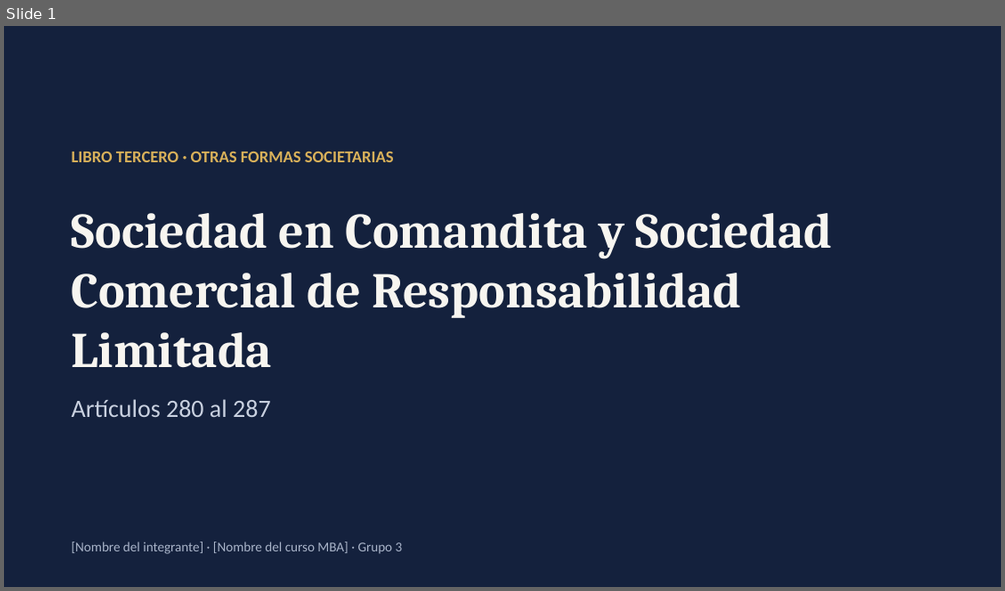
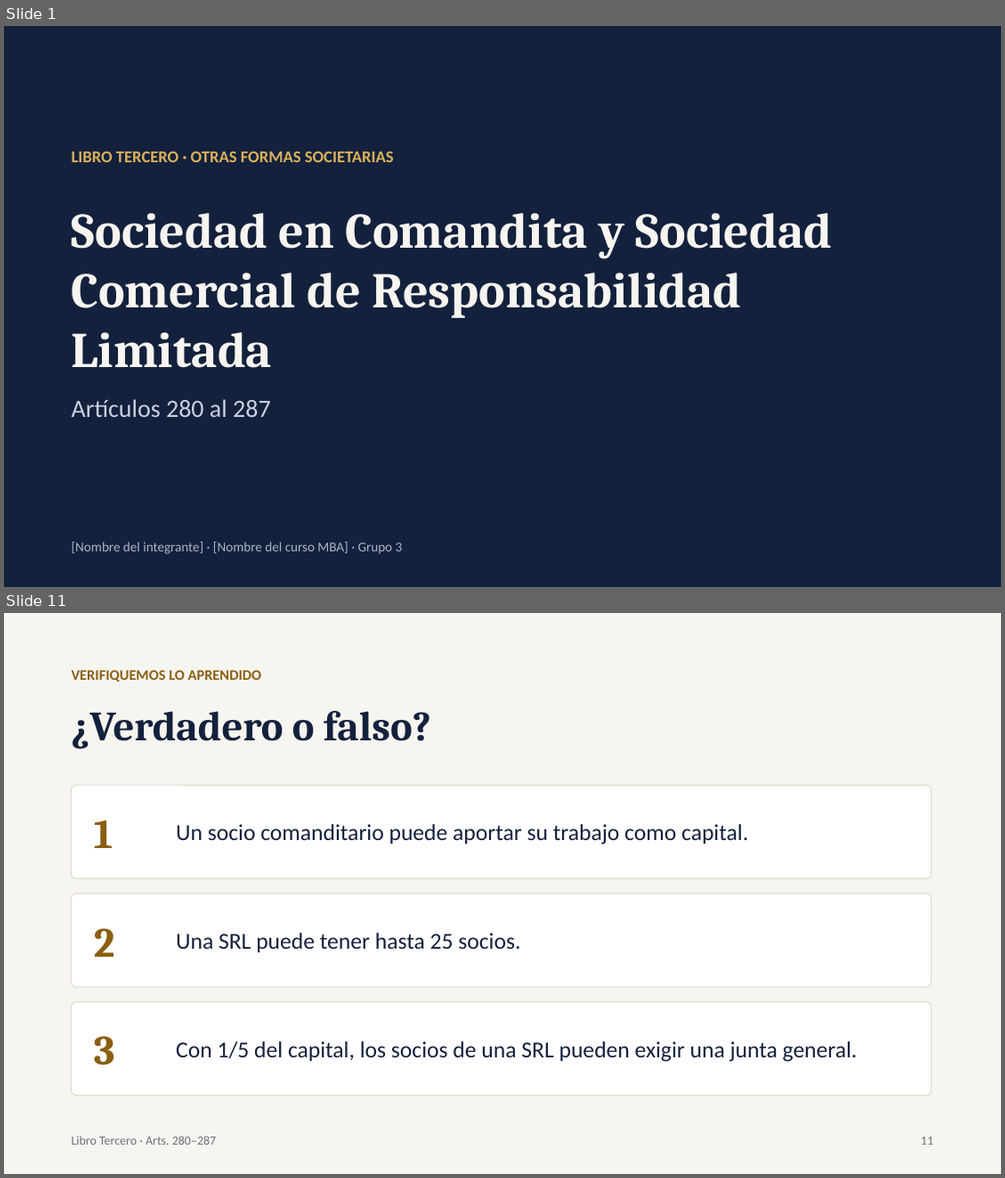
Before and after one commit to chicoma1998-ux/Eh-cloude, a slide deck: Comandita_y_SRL_Exposicion.pptx. Shown one above the other, each under a label of ours: slide 1 before the commit, slides 1 and 11 after it; the slides between them are not shown. The pictures are 1005x591 and 1005x1178 pixels, drawn with LibreOffice and Linux fonts; fonts in the diff are those of the drawing. Boxes give left, top, right and bottom in pixels: in the first picture for what was removed or moved away, otherwise in the second. Text is boxed around its words. In the diff, an @@ line names an element or a change of style, - is before the commit and + after.

```diff
--- a/Comandita_y_SRL_Exposicion.pptx
+++ b/Comandita_y_SRL_Exposicion.pptx
@@ slide 11 added at [4, 613, 1001, 1174], background #F7F5F0 @@
@@ text added at [72, 670, 262, 682], 14 pt, text #8A5F12, bold @@
+VERIFIQUEMOS LO APRENDIDO
@@ text added at [72, 711, 431, 749], 40 pt, text #14213D, bold @@
+¿Verdadero o falso?
@@ rounded rectangle added at [72, 785, 931, 878], fill #FFFFFF, outline #E1DCCF 1 pt @@
@@ text added at [94, 819, 113, 848], 40 pt, text #8A5F12, bold @@
+1
@@ text added at [176, 824, 748, 844], 22 pt, text #14213D @@
+Un socio comanditario puede aportar su trabajo como capital.
@@ rounded rectangle added at [72, 893, 931, 987], fill #FFFFFF, outline #E1DCCF 1 pt @@
@@ text added at [94, 928, 115, 957], 40 pt, text #8A5F12, bold @@
+2
@@ text added at [176, 933, 520, 952], 22 pt, text #14213D @@
+Una SRL puede tener hasta 25 socios.
@@ rounded rectangle added at [72, 1002, 931, 1095], fill #FFFFFF, outline #E1DCCF 1 pt @@
@@ text added at [94, 1036, 115, 1065], 40 pt, text #8A5F12, bold @@
+3
@@ text added at [176, 1041, 858, 1062], 22 pt, text #14213D @@
+Con 1/5 del capital, los socios de una SRL pueden exigir una junta general.
@@ text added at [72, 1135, 216, 1144], 12 pt, text #6A7179 @@
+Libro Tercero · Arts. 280–287
@@ text added at [921, 1136, 933, 1144], 12 pt, text #6A7179 @@
+11
```
Also in this commit, not shown: 8 slides changed, 2 other slides added.
